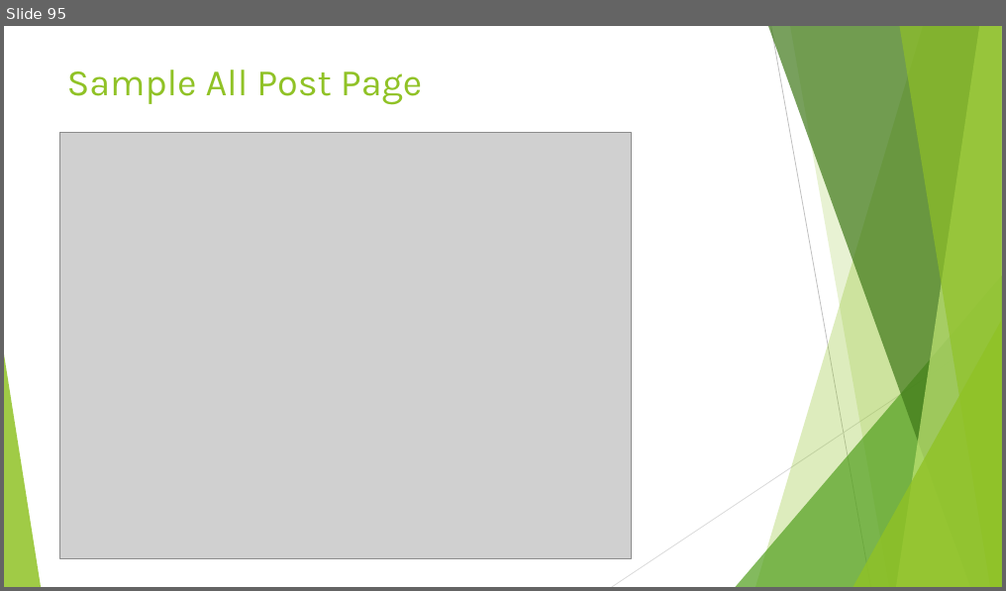
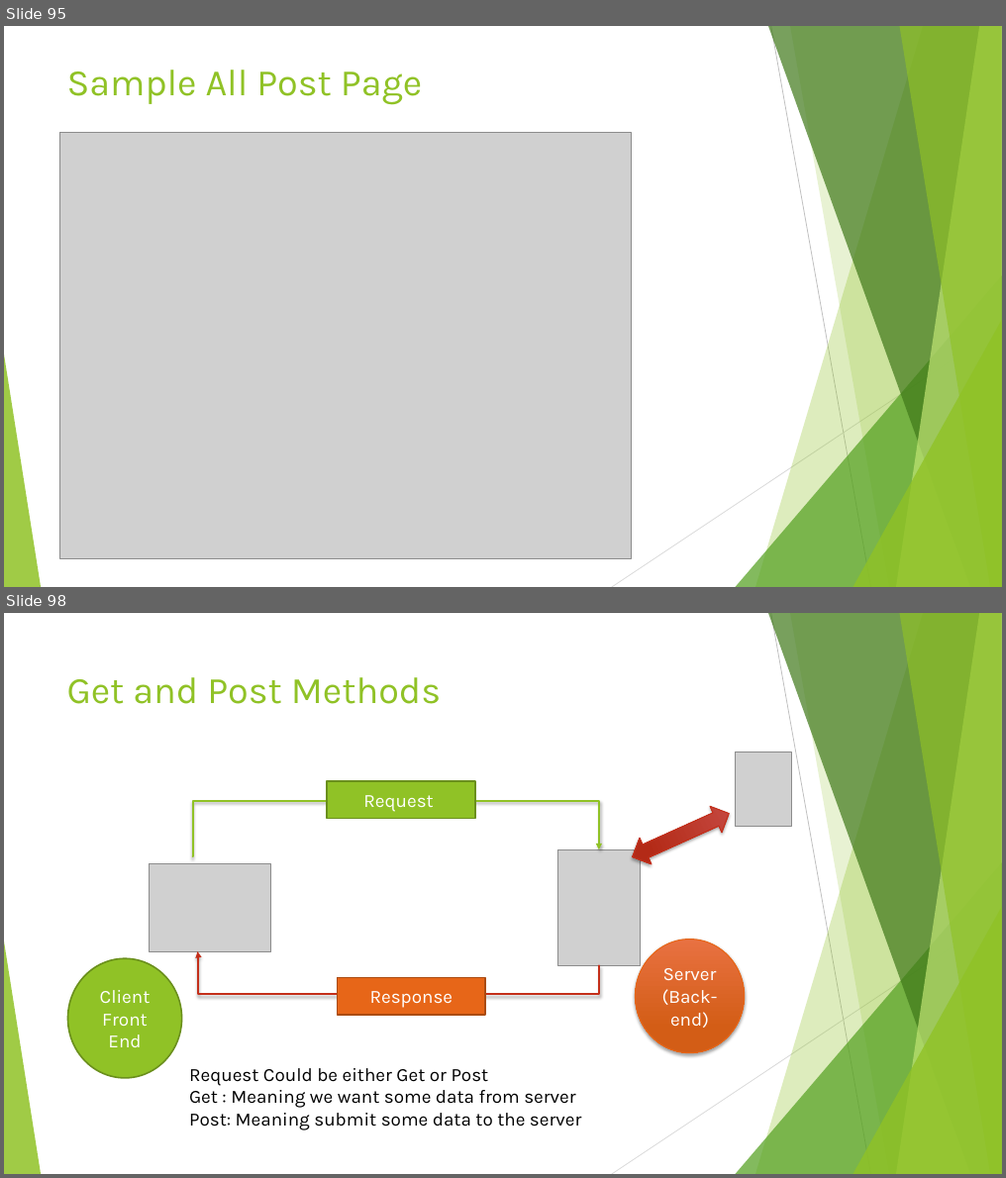
Before and after one commit to edyoda/PD-281220-Session-Code, a slide deck: Django EdYoda.pptx. Shown one above the other, each under a label of ours: slide 95 before the commit, slides 95 and 98 after it; the slides between them are not shown. The pictures are 1006x591 and 1006x1178 pixels, drawn with LibreOffice and Linux fonts; fonts in the diff are those of the drawing; grey boxes stand for pictures. Boxes give left, top, right and bottom in pixels: in the first picture for what was removed or moved away, otherwise in the second. Text is boxed around its words. In the diff, an @@ line names an element or a change of style, - is before the commit and + after.

```diff
--- a/Django EdYoda.pptx
+++ b/Django EdYoda.pptx
@@ slide 98 added at box(4, 613, 1002, 1174), background #FFFFFF; not listed: 10 template elements that a slide beside it also shows @@
@@ title added at box(67, 677, 441, 704), 36 pt, text #90C226 @@
+Get and Post Methods
@@ picture added at box(736, 752, 792, 827) @@
@@ rectangle added at box(327, 781, 475, 819), fill #90C226, outline #6B901C 1.5 pt, 18 pt, text #FFFFFF @@
+Request
@@ elbow arrow added from (193, 858) to (599, 850), #90C226 2 pt @@
@@ up down arrow added at box(627, 800, 736, 870), fill gradient #C74B42 to #B32B18, outline #C42F1A 1 pt @@
@@ picture added at box(558, 850, 641, 965) @@
@@ picture added at box(150, 863, 270, 952) @@
@@ ellipse added at box(67, 959, 181, 1078), fill #90C226, outline #6B901C 1.5 pt, 18 pt, text #FFFFFF @@
+Client Front End
@@ elbow arrow added from (599, 965) to (198, 953), #C42F1A 2 pt @@
@@ ellipse added at box(635, 940, 745, 1054), fill gradient #E87242 to #D35D16, outline #E76618 1 pt, 18 pt, text #FFFFFF @@
+Server (Back-end)
@@ rectangle added at box(338, 977, 485, 1015), fill #E76618, outline #AB4B12 1.5 pt, 18 pt, text #FFFFFF @@
+Response
@@ text added at box(189, 1068, 581, 1131), 18 pt, text #000000 @@
+Request Could be either Get or Post
+Get : Meaning we want some data from server
+Post: Meaning submit some data to the server
```
Also in this commit, not shown: 2 slides changed, 14 other slides added, 21 other files.
